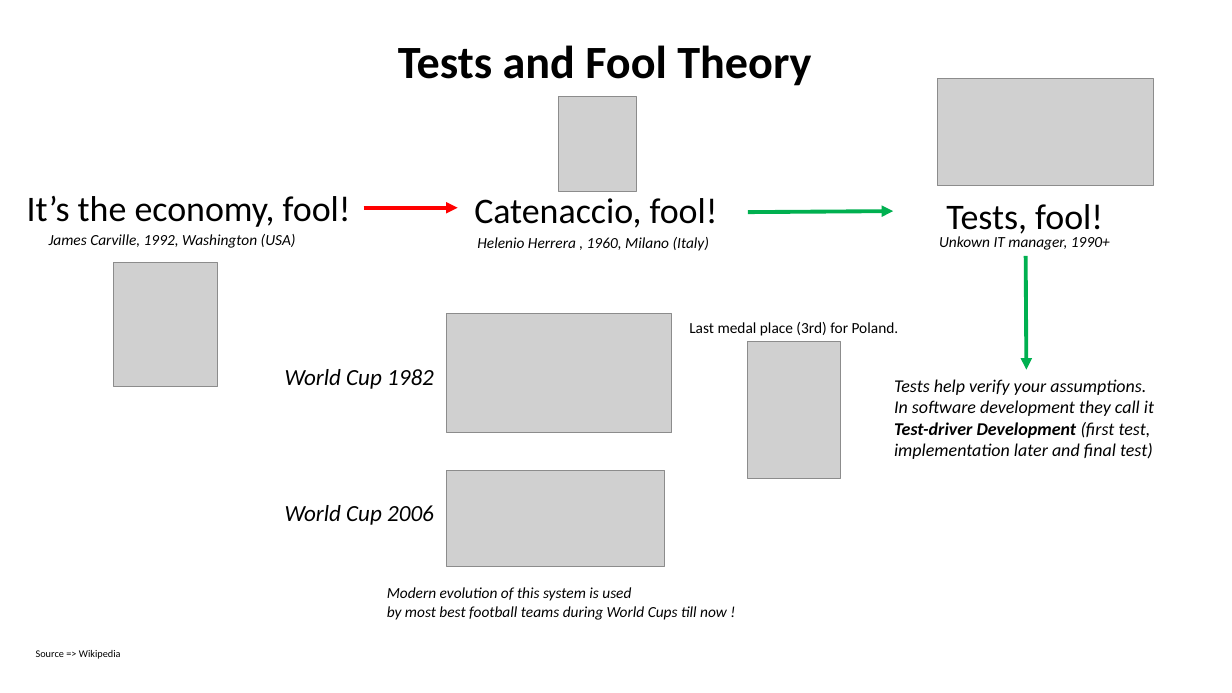
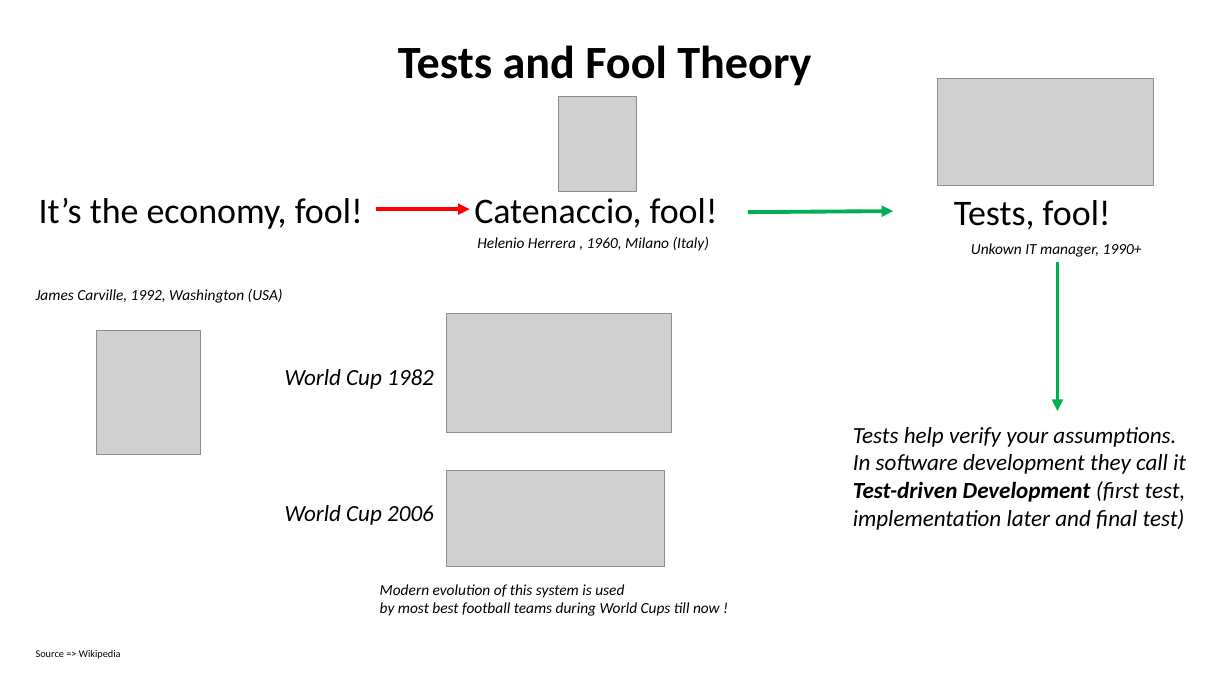
Before and after one commit to zizu1985/DOAG_OKV_EXACC, a slide deck: slide 39 of Oracle_Key_Vault_EXACC_DOAG26.pptx (slide 38 before the commit). Drawn at 1232x693 pixels with LibreOffice and Linux fonts; fonts in the diff are those of the drawing; grey boxes stand for pictures. Boxes give left, top, right and bottom in pixels: in the first picture for what was removed or moved away, otherwise in the second. Text is boxed around its words. In the diff, an @@ line names an element or a change of style, - is before the commit and + after.

```diff
--- a/Oracle_Key_Vault_EXACC_DOAG26.pptx
+++ b/Oracle_Key_Vault_EXACC_DOAG26.pptx
@@ text "It’s the economy, fool!": place and size @@
-text "It’s the economy, fool!" at [27,196,351,227]
+text "It’s the economy, fool!" at [39,198,363,229]
@@ arrow moved from (364, 208) - (457, 208) to (376, 209) - (470, 209) @@
@@ text "Tests, fool!" rewrapped from [946,204,1103,238] to [954,200,1111,230] @@
@@ text "Unkown IT manager, 1990+": place and size @@
-text "Unkown IT manager, 1990+" at [939,236,1110,250]
+text "Unkown IT manager, 1990+" at [971,243,1142,257]
@@ arrow moved from (1026, 256) - (1027, 370) to (1057, 262) - (1057, 411) @@
@@ text "James Carville, 1992, Washington (USA)": place and size @@
-text "James Carville, 1992, Washington (USA)" at [49,234,296,248]
+text "James Carville, 1992, Washington (USA)" at [36,289,283,303]
@@ text removed at [689,322,899,336] @@
-Last medal place (3rd) for Poland.
@@ picture: place and size @@
-picture at [114,262,218,386]
+picture at [96,331,201,455]
@@ picture removed at [748,341,840,478] @@
@@ text "Tests help verify your assumptions.": place and size @@
-text "Tests help verify your assumptions." at [894,379,1154,459]
+text "Tests help verify your assumptions." at [853,427,1186,530]
@@ text at [853,427,1176,447]: size 14 to 18 pt in "Tests help verify your assumptions." @@
@@ text at [853,454,1186,530]: text changed; size 14 to 18 pt @@
-In software development they call it
-Test-driver Development (first test, implementation later and final test)
+In software development they call it
+Test-driven Development (first test, implementation later and final test)
@@ text "Modern evolution of this system ...": place and size @@
-text "Modern evolution of this system ..." at [387,587,727,620]
+text "Modern evolution of this system ..." at [380,584,720,616]
```
Also in this commit, not shown: 22 other slides changed, 1 slide added, 2 slides removed.
